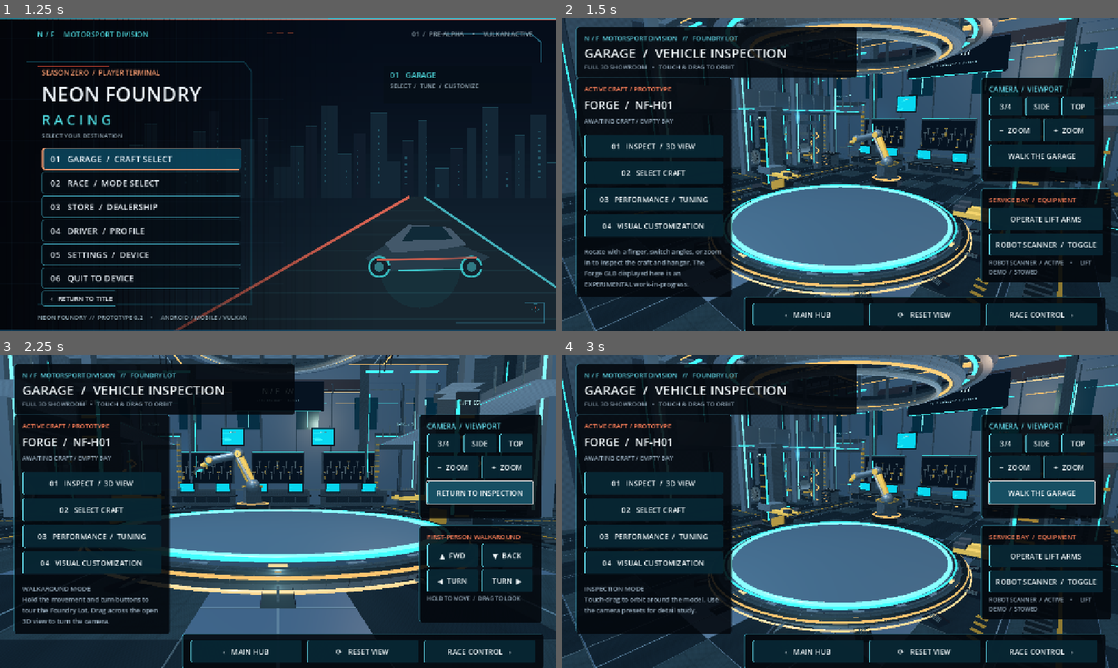
Above: before the commit, frames 1-4 (two rows, left to right).
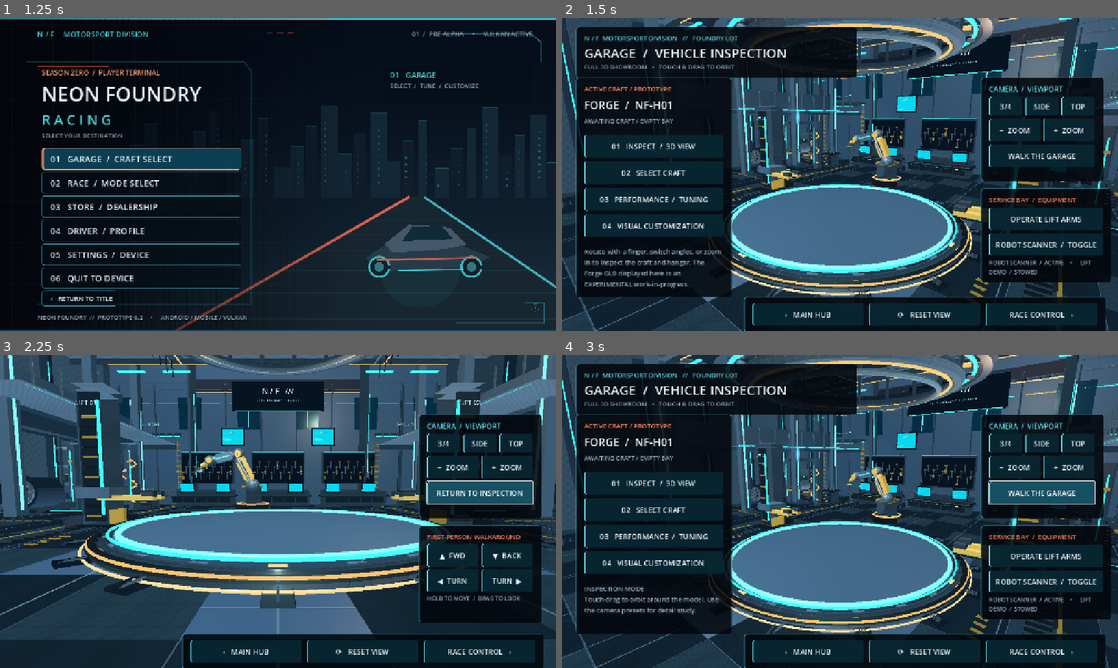
Above: after the commit, the same moments.

Repository: tpylman90-ctrl/NeonFoundry-Racing
Game: Godot game, scene res://scenes/title_menu.tscn
The game is run twice, just before and just after one commit, with the same random seed, the same clock (stepped at 60 frames per second) and the same inputs.
Inputs:
- Up to frame 1 (1.25 s): click "›› ENTER THE FOUNDRY" at 0.5 s
- Up to frame 2 (1.5 s): click "01 GARAGE / CRAFT SELECT" at 1.25 s
- Up to frame 3 (2.25 s): click "WALK THE GARAGE" at 2 s
- Up to frame 4 (3 s): click "RETURN TO INSPECTION" at 2.75 s

Frame 1 is identical in both runs. In frame 2, 0.1% of the frame differs, in the area x 51-60%, y 36-45%; in frame 3, 24%, in the area x 2-53%, y 2-90%; in frame 4, 0.1%.

Commit message:
Add immersive garage walk HUD and articulated servo housings on workshop robot

Diff:
--- a/game/scripts/garage_page.gd
+++ b/game/scripts/garage_page.gd
@@ -35,6 +35,8 @@
 var _workshop: Node3D
 var _equipment_panel: PanelContainer
 var _equipment_status: Label
+var _title_panel: PanelContainer
+var _tools_panel: PanelContainer
 
 func _ready() -> void:
 	_build_3d_stage()
@@ -349,6 +351,7 @@
 
 func _build_overlay() -> void:
 	var title_panel := _panel(0.025, 0.028, 0.53, 0.16)
+	_title_panel = title_panel
 	var head := VBoxContainer.new()
 	head.add_theme_constant_override("separation", 2)
 	title_panel.add_child(head)
@@ -357,6 +360,7 @@
 	head.add_child(_label("FULL 3D SHOWROOM   •   TOUCH & DRAG TO ORBIT", 14, MUTED))
 
 	var tools_panel := _panel(0.025, 0.19, 0.305, 0.89)
+	_tools_panel = tools_panel
 	var tools := VBoxContainer.new()
 	tools.add_theme_constant_override("separation", 9)
 	tools_panel.add_child(tools)
@@ -492,6 +496,8 @@
 	_walk_turn = 0.0
 	_walk_pad.visible = _walk_mode
 	_equipment_panel.visible = not _walk_mode
+	_title_panel.visible = not _walk_mode
+	_tools_panel.visible = not _walk_mode
 	_walk_toggle.text = "RETURN TO INSPECTION" if _walk_mode else "WALK THE GARAGE"
 	_detail.text = "WALKAROUND MODE\nHold the movement and turn buttons to tour the Foundry Lot. Drag across the open 3D view to turn the camera." if _walk_mode else "INSPECTION MODE\nTouch-drag to orbit around the model. Use the camera presets for detail study."
 
--- a/game/scripts/garage_workshop.gd
+++ b/game/scripts/garage_workshop.gd
@@ -538,6 +538,18 @@
 	parent.add_child(node)
 	return node
 
+func _arm_shell(parent: Node3D, a: Vector3, b: Vector3,
+		width: float, depth: float, id: String) -> void:
+	var shell := MeshInstance3D.new()
+	var block := BoxMesh.new()
+	block.size = Vector3(width, a.distance_to(b) * 0.75, depth)
+	shell.mesh = block
+	shell.position = (a + b) * 0.5
+	shell.quaternion = Quaternion(Vector3.UP, (b - a).normalized())
+	shell.material_override = _materials[id]
+	shell.cast_shadow = GeometryInstance3D.SHADOW_CASTING_SETTING_OFF
+	parent.add_child(shell)
+
 func _robot_joint(parent: Node3D, position: Vector3, radius: float) -> void:
 	var joint := SphereMesh.new()
 	joint.radius = radius
@@ -562,11 +574,19 @@
 	_robot_joint(_robot, Vector3.ZERO, 0.52)
 	_mesh_between(_robot, Vector3(0, 0, 0), Vector3(-1.0, 2.18, 0),
 		0.33, YELLOW, 14)
+	_arm_shell(_robot, Vector3(-0.10, 0.28, 0), Vector3(-0.91, 1.93, 0),
+		0.72, 0.62, YELLOW)
+	_arm_shell(_robot, Vector3(-0.10, 0.28, 0.34), Vector3(-0.88, 1.90, 0.34),
+		0.09, 0.11, BLACK)
 	_mesh_between(_robot, Vector3(-0.08, 0.15, 0.37), Vector3(-1.05, 1.91, 0.37),
 		0.095, SILVER)
 	_robot_joint(_robot, Vector3(-1.0, 2.18, 0), 0.44)
 	_mesh_between(_robot, Vector3(-1.0, 2.18, 0), Vector3(-2.95, 1.72, 0.14),
 		0.28, STEEL, 14)
+	_arm_shell(_robot, Vector3(-1.2, 2.14, 0.14), Vector3(-2.68, 1.78, 0.14),
+		0.61, 0.51, STEEL)
+	_arm_shell(_robot, Vector3(-1.30, 2.13, 0.43), Vector3(-2.64, 1.78, 0.43),
+		0.09, 0.09, CYAN)
 	_mesh_between(_robot, Vector3(-1.25, 2.37, -0.18), Vector3(-2.75, 1.9, -0.13),
 		0.065, BLACK)
 	_robot_joint(_robot, Vector3(-2.95, 1.72, 0.14), 0.38)
@@ -606,6 +626,12 @@
 	lens.material_override = _materials[CYAN]
 	lens.position = Vector3(-0.78, -0.58, 0)
 	_robot_wrist.add_child(lens)
+	# Ring scanner cradle, tool guards and mechanical end-effector prongs.
+	for side in [-1.0, 1.0]:
+		_mesh_between(_robot_wrist, Vector3(-0.52, -0.34, side * 0.27),
+			Vector3(-0.92, -0.66, side * 0.27), 0.045, SILVER, 9)
+		_mesh_between(_robot_wrist, Vector3(-0.79, -0.46, side * 0.20),
+			Vector3(-0.79, -0.64, side * 0.20), 0.09, YELLOW, 12)
 
 func _build_task_lights() -> void:
 	# Shadow-free local highlights; avoid per-tool and per-bay real-time lights.
--- a/game/tests/menu_smoke_test.gd
+++ b/game/tests/menu_smoke_test.gd
@@ -46,8 +46,11 @@
 	menu._garage_page._zoom(-1.0)
 	menu._garage_page._toggle_walk()
 	assert(menu._garage_page._walk_mode)
+	assert(not menu._garage_page._tools_panel.visible)
+	assert(menu._garage_page._walk_pad.visible)
 	menu._garage_page._toggle_walk()
 	assert(not menu._garage_page._walk_mode)
+	assert(menu._garage_page._tools_panel.visible)
 	menu._garage_page._show_tuning()
 	assert(menu._garage_page._bay_state == "tuning")
 	menu._garage_page._show_cosmetic()
